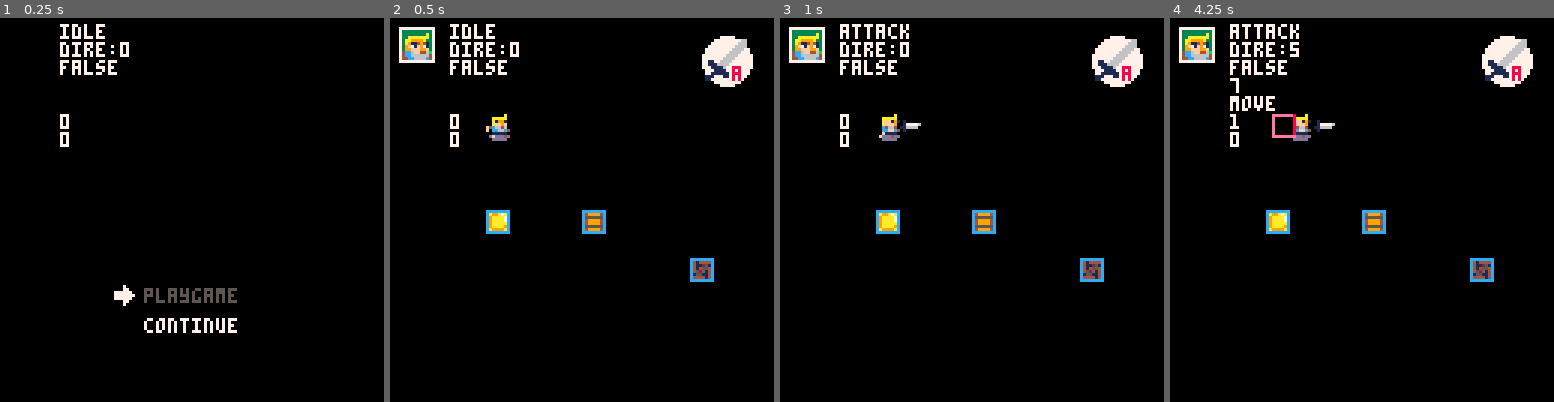
Above: before the commit, frames 1-4 (left to right).
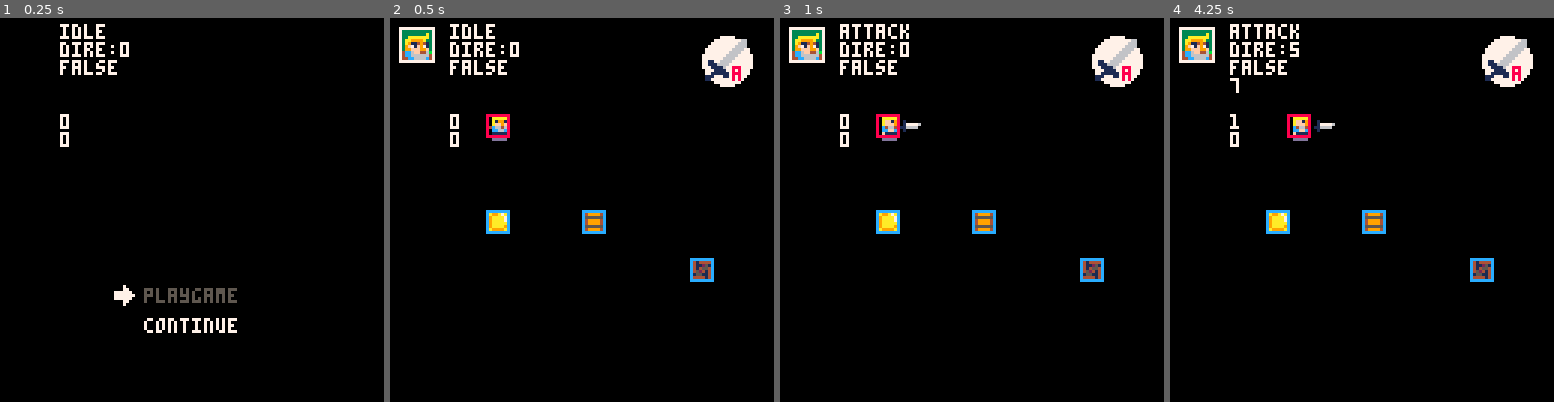
Above: after the commit, the same moments.

Repository: yuwangyu-Hub/pico8arpg
Game: PICO-8 cartridge arpg.p8
The game is run twice, just before and just after one commit, with the same random seed, the same clock (stepped at 60 frames per second) and the same inputs.
Inputs:
- Up to frame 1 (0.25 s): no input
- Up to frame 2 (0.5 s): tap X (X key) at 0.33 s
- Up to frame 3 (1 s): tap O (Z key) at 0.7 s
- Up to frame 4 (4.25 s): tap X (X key) at 1.07, 1.85, 2.97, 4.08 s; hold Right 1.6-2.1 s; tap O (Z key) every 0.4 s from 1.7 to 4.1 s; hold Up 2.15-2.42 s; hold Right 2.47-3.03 s; hold Left 3.08-3.58 s; hold Down 3.63-3.97 s; hold Right from 4.02 s (still down)

Frame 1 is identical in both runs. In frame 2, 0.2% of the frame differs, in the area x 25-32%, y 25-32%; in frame 3, 0.2%; in frame 4, 0.6%, in the area x 15-37%, y 20-32%.

Commit message:
25-6-30
增加了受伤动画

Diff:
--- a/action.lua
+++ b/action.lua
@@ -1,24 +1,11 @@
---行为
 function wyfsm(sb)--状态机
 	--检测方向
 	if sb.state!= sb.allstate.roll and sb.state!= sb.allstate.attack then
 		input_direct_sys(sb)
 	end
-	--[[当为斜方向，且上一次的方向不是斜方向时，第一时间进行角色位置修正
-	if sb.lastdire!=sb.dire and (sb.dire==2 or sb.dire==4 or sb.dire==6 or sb.dire==8) then
-		sb.x=flr(sb.x)+.5
-		sb.y=flr(sb.y)+.5
-	elseif sb.dire==1 or sb.dire==3 or sb.dire==5 or sb.dire==7 then --当回到正角度将清理小数值
-		sb.x=flr(sb.x)
-		sb.y=flr(sb.y)
-	end]]
-
-	--player move
 	--角色移动加成（翻滚或移动或推）
 	if (sb.dire>0 or sb.state==sb.allstate.roll) and sb.state!=sb.allstate.attack then
-		sb.x=sb.x+sb.spd.spx
-		sb.y=sb.y+sb.spd.spy
-
+		sb.x,sb.y=sb.x+sb.spd.spx,sb.y+sb.spd.spy
 	end
 	local switchstate={
 		idle = function()
@@ -32,58 +19,24 @@
 			if sb.isroll then
 				sb.state=sb.allstate.roll
 			end
-
-			sb.rollspeed=8
 			--动画
 			sb.frame=sb.sprs.idle
 		end,
 		move = function()
 			--sb.speed = nomalize(sb,.7,1)
-			--需求：
-			--1.前方有物体停下
-			--2.如果有物体，检测物体的类型
-			--3.如果是可以推动的物体，进行推动
-			--4.如果是不可推动的物体，进行斜角度移动
-
-			local _obj --a为正，bc为斜
-			local moreclose =128 --最大可能距离
-			for o in all(obj) do
-				if sqrt(abs(o.x-sb.x)+abs(o.y-sb.y)) < moreclose then
-					moreclose=sqrt(abs(o.x-sb.x)+abs(o.y-sb.y))
-					_obj=o
-				end
-			end
+			local _obj=cdis(obj,wy)
 			local colldire=checkdir(_obj,sb)--检测方向
-			--debug="move"
-			if ck_item(_obj,sb,0,0,0,0) then
-				debug1="ck_item"
-				--and (a== wy.dire or b == wy.dire or c == wy.dire) then
-				--注意，因为pico-8的缺陷，所以存在如果要斜角度归一化，那么像素级别的碰撞，在右边和下边两个角度上，斜角度移动会在设置的像素碰撞上再进一个像素
-				--检测碰撞方向
-				--如果监测到移动前方有物体（flag get）进入push状态
-
-
-
-				if _obj.type=="fixed" then
-					--推不动的各种交互逻辑
-					move_not_push(sb,colldire)
-					--sb.spd.spx=0
-					--sb.spd.spy=0
-				elseif _obj.type=="move" then
-					sb.state=sb.allstate.push
-				end
+			debug = colldire
+			if ck_sthcoll(_obj,sb,0,0,0,0) then --检测物体与主角之间碰撞
+				move_and_push(_obj,sb,colldire)
 			else
-				debug1="move"
 				move(sb)
 				move_anim(sb)
 			end
-			debug=colldire
-
 			if sb.dire==0 then
 				sb.move_t=0
 				sb.state=sb.allstate.idle
 			end
-			--状态切换
 			if sb.isattack then
                 attack_swordpos(sb)
 				sb.state=sb.allstate.attack
@@ -108,7 +61,9 @@
 			end
 		end,
 		roll=function()
-            sb.rollspeed=nomalize(sb,2.1213,3)
+			--*翻滚撞墙弹回
+			sb.rollspeed=3
+            --sb.rollspeed=nomalize(sb,2.1213,3)
 			roll(sb)
 			--动画相关
 			sb.roll_t+=0.5
@@ -121,15 +76,10 @@
 				sb.state=sb.allstate.idle
 			end
 		end,
-        push=function()
-			--推动
-
-			if sb.dire==0 then --如果检测碰撞返回false
-        		sb.state=sb.allstate.idle
-            end
-			--sb.frame=sb.sprs.push[(colldire+1)/2]
-        end,
 		hurt=function()
+			hurtmove(sb)
+			hurt_anim(sb)
+			sb.x,sb.y=sb.x+sb.spd.spx,sb.y+sb.spd.spy
 		end,
 		death=function()
 		end
--- a/draw.lua
+++ b/draw.lua
@@ -1,24 +1,23 @@
 function draw_game()
     shadow(wy)
     att_weapon(wy)
-    --[[角色(敌人/npc)精灵显示
-    for c in all (character) do
-        spr(c.frame, c.x, c.y, 1, 1, c.sprflip)
-    end]]
-    --物体精灵显示
-    for o in all (obj) do
+    --角色(敌人/npc)精灵显示
+    for c in all (enemies) do
+        spr(c.spr, c.x, c.y)
+        rect(c.x,c.y,c.x+c.w,c.y+c.h,12)
+    end
+
+    for o in all (obj) do--物体显示
         spr(o.spr, o.sprx, o.spry)
         rect(o.x,o.y,o.x+o.w,o.y+o.h,12)--物体的碰撞盒
     end
     --主角
     spr(wy.frame, wy.x, wy.y, 1, 1, wy.sprflip)
-    --rect(wy.x, wy.y, wy.x+wy.w, wy.y+wy.h,8)--主角spr框
+    rect(wy.x, wy.y, wy.x+wy.w, wy.y+wy.h,8)--主角spr框
+
     --UI显示
     ui_show()
     --检测碰撞线显示
-    for c in all(cb_line) do
-       rect(c.x1,c.y1,c.x2,c.y2,c.c)
-    end
 end
 function att_weapon(_sb)--显示攻击武器
     --攻击时候的武器绘制
@@ -71,3 +70,14 @@
 end
 function draw_win()
 end
+
+function move_anim(_sb)
+	_sb.move_t+=.2
+	_sb.frame=_sb.sprs.move[ceil(_sb.move_t%#_sb.sprs.move)]
+end
+function pull_anim(_sb,_colldire)
+    _sb.frame=_sb.sprs.push[(_colldire+1)/2]
+end
+function hurt_anim(_sb)
+    _sb.frame=_sb.sprs.hurt
+end
--- a/universal_tools.lua
+++ b/universal_tools.lua
@@ -1,6 +1,7 @@
---通用工具lib,镜头抖动
-function doshake()
-	local shakex,shakey=rnd(shake)-(shake/2),rnd(shake)-(shake/2)
+--通用工具lib
+function doshake()--镜头抖动
+	local shakex=rnd(shake)-(shake/2)
+	local shakey=rnd(shake)-(shake/2)
 	camera(shakex,shakey)
 	if shake>10 then
 		shake*=0.9
@@ -20,6 +21,8 @@
 function cprint(txt,x,y,c)--xy位置，c颜色
 	print(txt,x-#txt*2,y,c)
 end
+--画面检测：128X128
+--对象、左、右、上、下
 function checkwall(sb,lx,rx,uy,dy)
 	if sb.x<lx then sb.x=lx end
 	if sb.x>rx then sb.x=rx end
@@ -27,13 +30,14 @@
 	if sb.y>dy then sb.y=dy end
 	return sb
 end
+--[[
 function creat_ck_line(_sb,cx,cy,cw,ch)--显示检测的四边
-	local collx,colly,collw,collh=_sb.x+cx,_sb.y+cy,_sb.w+cw ,_sb.h+ch
-	cb_line[1]={num=1,x1=collx,   y1=colly+7,x2=collx,  y2=colly,   c=14, ck=false, coll=false}
-	cb_line[2]={num=3,x1=collx,   y1=colly,  x2=collx+7,y2=colly,   c=14, ck=false, coll=false}
-	cb_line[3]={num=5,x1=collx+7, y1=colly,  x2=collx+7,y2=colly+7, c=14, ck=false, coll=false}
-	cb_line[4]={num=7,x1=collx+7, y1=colly+7,x2=collx,  y2=colly+7, c=14, ck=false, coll=false}
-	--return collx,colly
+	local collx,colly,collw,collh=_sb.x+cx,_sb.y+cy,_sb.w+cw,_sb.h+ch
+	----ck:check，coll:collision
+	cb_line[1]={num=1,x1=collx,   y1=colly+7,x2=collx,  y2=colly,   c=14, ck=false, coll=false} --1 0700
+	cb_line[2]={num=3,x1=collx,   y1=colly,  x2=collx+7,y2=colly,   c=14, ck=false, coll=false} --3 0070
+	cb_line[3]={num=5,x1=collx+7, y1=colly,  x2=collx+7,y2=colly+7, c=14, ck=false, coll=false} --5 7077
+	cb_line[4]={num=7,x1=collx+7, y1=colly+7,x2=collx,  y2=colly+7, c=14, ck=false, coll=false} --7 7707
 end
 function act_checkline(sb)--识别方向激活检测
     if sb.dire==1 or sb.dire== 3 or sb.dire==5 or sb.dire==7 then
@@ -52,18 +56,16 @@
         cb_line[(sb.dire/2)%4+1].c=8
         cb_line[(sb.dire/2)%4+1].ck=true
     end
-end
-function ck_item(_o,_sb,cx,cy,cw,ch)--检测碰撞,参数代表差值
-	creat_ck_line(_sb,cx,cy,cw,ch)--创建检测线
-	act_checkline(_sb)--激活检测盒
+end]]
+function ck_sthcoll(_o,_sb,cx,cy,cw,ch)--检测碰撞,参数代表差值
+	--creat_ck_line(_sb,0,0,0,0)--创建检测线
+	--act_checkline(_sb)--激活检测盒
 	local p={
 		x=_sb.x+cx,
 		y=_sb.y+cy,
 		w=_sb.w+cw,
 		h=_sb.h+ch
 	}
-	--creat_ck_line(_sb,0,0,0,0)--创建检测线
-	--act_checkline(_sb)--激活检测盒
 	if coll_boxcheck(p.x,p.y,p.w,p.h,_o.x,_o.y,_o.w,_o.h)then
 		return true
 	else
@@ -72,25 +74,28 @@
 end
 --检测被检测对象在检测对象的哪个方向
 function checkdir(obj,sb)
-	local ox1,oy1,ox2,oy2=obj.x,obj.y,obj.x+obj.w,obj.y+obj.h
-	local sx1,sy1,sx2,sy2=sb.x,sb.y,sb.x+sb.w,sb.y+sb.h
-
+	local ox1,oy1=obj.x,obj.y
+	local ox2=obj.x+obj.w
+	local oy2=obj.y+obj.h
+	local sx1,sy1=sb.x,sb.y
+	local sx2=sb.x+sb.w
+ 	local sy2=sb.y+sb.h
 	if sx1>=ox2 and sy2>oy1 and sy1<oy2 then--物体在左边
 		return 1
-	elseif sx2<=ox1 and sy2<=oy1 then
-		return 2--物体在右上边
+	elseif sx1>=ox2 and sy1>=oy2 then--物体在左上
+		return 2
 	elseif sy1>=oy2 and sx2>ox1 and sx1<ox2 then--物体在上边
 		return 3
-	elseif sx1>=ox2 and sy2<=oy1 then
-		return 4--物体在左上边
+	elseif sx2<=ox1 and sy1>=oy2 then--物体在右上
+		return 4
 	elseif sx2<=ox1 and sy2>oy1 and sy1<oy2 then--物体在右边
 		return 5
-	elseif sx1>=ox2 and sy1>=oy2 then
-		return 6--物体在右下边
+	elseif sx2<=ox1 and sy2<=oy1 then--物体在右下
+		return 6
 	elseif sy2<=oy1 and sx2>ox1 and sx1<ox2 then--物体在下边
 		return 7
-	elseif sx2<=ox1 and sy1>=oy2 then
-		return 8--物体在左下边
+	elseif sx1>=ox2 and sy2<=oy1 then--物体在左下
+		return 8
 	else
 		return 0
 	end
@@ -98,109 +103,134 @@
 --碰撞盒检测
 --物体1、物体2、物体1的宽、物体1的高、物体2的宽、物体2的高
 function coll_boxcheck(_px,_py,_pw,_ph,_bx,_by,_bw,_bh)
-	local px1,py1,px2,py2=_px,_py,_px+_pw,_py+_ph
-	local bx1,by1,bx2,by2=_bx,_by,_bx+_bw,_by+_bh
+	local px1=_px
+	local py1=_py
+	local px2=_px+_pw
+	local py2=_py+_ph
+	local bx1=_bx
+	local by1=_by
+	local bx2=_bx+_bw
+	local by2=_by+_bh
 	if px2>=bx1 and px1<=bx2 and py2>=by1 and py1<=by2 then
 		return true
 	else
 		return false
 	end
 end
-
-function move_not_push(_sb,_colldire)
-	--移动状态下碰撞到不可移动的物体时的反馈（像素级别）
-	if _colldire==1 then
-		if _sb.dire==1 or _sb.dire==2 or _sb.dire==8 then
-			_sb.spd.spx=0
-			_sb.spd.spy=diry[_sb.dire]*_sb.speed
-			pull_anim(_sb,_colldire)
-		elseif _sb.dire==3 or _sb.dire==7 then
-			_sb.spd.spx=0
-			_sb.spd.spy=diry[_sb.dire]*_sb.speed
-			move_anim(_sb)
+function cdis(_Group,_sb)--check_distance检测集合内的最近距离
+	local mdis =128--最大距离
+	local mdis_o
+	for o in all(_Group) do
+		if sqrt(abs(o.x-_sb.x)+abs(o.y-_sb.y)) < mdis then
+			mdis=sqrt(abs(o.x-_sb.x)+abs(o.y-_sb.y))
+			mdis_o =  o
+		end
+	end
+	return mdis_o
+end
+--当靠近物体碰撞时，不同的条件触发不同的效果
+function move_and_push(_obj,_sb,_colldire)
+	local d_date={
+		{1,2,8,3,7,0,1}, --与碰撞相同的方向、四个其他方向、x、y
+		{3,2,4,1,5,1,0},
+		{5,4,6,3,7,0,1},
+		{7,8,6,1,3,1,0}}
+	if _colldire==1 or _colldire==3 or _colldire==5 or _colldire==7 then--与物体碰撞的物体方向
+		local direnum=(_colldire+1)/2
+		if _sb.dire==d_date[direnum][1] then --当前移动方向
+			if checkcolledge(_obj,_sb,_colldire) then
+				if  d_date[direnum][6]==1 then --x==1
+					if abs(_obj.x-(_sb.x+_sb.w))<=3 and _sb.dire==d_date[direnum][1] then
+						_sb.spd.spx=-_sb.speed
+						_sb.spd.spy=0
+					elseif abs((_obj.x+_obj.w)-_sb.x)<=3 and _sb.dire==d_date[direnum][1] then
+						_sb.spd.spx=_sb.speed
+						_sb.spd.spy=0
+					end
+				elseif d_date[direnum][7]==1 then--y==1
+					if abs(_obj.y-(_sb.y+_sb.h))<=3 and _sb.dire==d_date[direnum][1] then
+						_sb.spd.spx=0
+						_sb.spd.spy= -_sb.speed
+					elseif abs((_obj.y+_obj.h)-_sb.y)<=3 and _sb.dire==d_date[direnum][1] then
+						_sb.spd.spx=0
+						_sb.spd.spy=_sb.speed
+					end
+				end
+			else
+				if _obj.type=="fixed" then
+					_sb.spd.spx=dirx[_sb.dire]*_sb.speed*d_date[direnum][6]
+					_sb.spd.spy=diry[_sb.dire]*_sb.speed*d_date[direnum][7]
+				elseif _obj.type=="move" then
+					pushsth(_obj,_sb,_colldire)
+				end
+				pull_anim(_sb,_colldire)
+			end
+		elseif _sb.dire==d_date[direnum][2] or _sb.dire==d_date[direnum][3] or _sb.dire==d_date[direnum][4] or _sb.dire==d_date[direnum][5] then
+			_sb.spd.spx=dirx[_sb.dire]*_sb.speed*d_date[direnum][6]
+			_sb.spd.spy=diry[_sb.dire]*_sb.speed*d_date[direnum][7]
+			if _sb.dire==d_date[direnum][2] or _sb.dire==d_date[direnum][3] then
+				pull_anim(_sb,_colldire)
+			else
+				move_anim(_sb)
+			end
 		else
 			move(_sb)
 		end
-	elseif _colldire==3 then
-		if _sb.dire==3  or _sb.dire==2 or _sb.dire==4 then
-			_sb.spd.spx=dirx[_sb.dire]*_sb.speed
-			_sb.spd.spy=0
-			pull_anim(_sb,_colldire)
-		elseif _sb.dire==1 or _sb.dire==5 then
-			_sb.spd.spx=dirx[_sb.dire]*_sb.speed
-			_sb.spd.spy=0
-			move_anim(_sb)
-		else
-			move(_sb)
-		end
-	elseif _colldire==5 then
-		if _sb.dire==5  or _sb.dire==4 or _sb.dire==6 then
-			_sb.spd.spx=0
-			_sb.spd.spy=diry[_sb.dire]*_sb.speed
-			pull_anim(_sb,_colldire)
-		elseif _sb.dire==3 or _sb.dire==7 then
-			_sb.spd.spx=0
-			_sb.spd.spy=diry[_sb.dire]*_sb.speed
-			move_anim(_sb)
-		else
-			move(_sb)
-		end
-	elseif _colldire==7 then
-		if _sb.dire==7  or _sb.dire==8 or _sb.dire==6 then
-			_sb.spd.spx=dirx[_sb.dire]*_sb.speed
-			_sb.spd.spy=0
-			pull_anim(_sb,_colldire)
-		elseif _sb.dire==1 or _sb.dire==5 then
-			_sb.spd.spx=dirx[_sb.dire]*_sb.speed
-			_sb.spd.spy=0
-			move_anim(_sb)
-		else
-			move(_sb)
-		end
-	elseif _colldire==2 then
-		if _sb.dire==6 then
-			_sb.spd.spx=0
-			_sb.spd.spy=0
-		else
-			move(_sb)
-		end
-	elseif _colldire==4 then
-		if _sb.dire==8 then
-			_sb.spd.spx=0
-			_sb.spd.spy=0
-		else
-			move(_sb)
-		end
-	elseif _colldire==6 then
-		if _sb.dire==2 then
-			_sb.spd.spx=0
-			_sb.spd.spy=0
-		else
-			move(_sb)
-		end
-	elseif _colldire==8 then
-		if _sb.dire==4 then
-			_sb.spd.spx=0
-			_sb.spd.spy=0
-		else
-			move(_sb)
-		end
+	else --2468
+		check_Diagonal(_colldire,_sb)
+	end
+end
+
+function check_Diagonal(_colldire,_sb)--检测对角线
+	local coll_dire={2,4,6,8}
+	for i=1,#coll_dire do
+		if coll_dire[i]==_colldire then
+			if coll_dire[i]==_sb.dire then
+				_sb.spd.spx=0
+				_sb.spd.spy=0
+			else
+				move(_sb)
+			end
+		end
+	end
+end
+function checkcolledge(_obj,_sb,_colldire)--检测是否在碰撞斜边缘，小于等于3的像素位置
+	local sbcenter_x,sbcenter_y=_sb.x+_sb.w/2,_sb.y+_sb.h/2
+	local objcenter_x,objcenter_y=_obj.x+_obj.w/2,_obj.y+_obj.h/2
+	if _colldire==1 or _colldire==5 then
+		if abs(_obj.y-(_sb.y+_sb.h))<=3 or abs((_obj.y+_obj.h)-_sb.y)<=3 then
+			return true
+		end
+	elseif _colldire==3 or _colldire==7 then
+		if abs(_obj.x-(_sb.x+_sb.w))<=3 or abs((_obj.x+_obj.w)-_sb.x)<=3 then
+			return true
+		end
+	else
+		return false
+	end
+end
+
+function pushsth(_obj,_sb,_colldire) --推物体
+	local pushspd=1
+	if _sb.dire%2==1 then
+		local xsum=pushspd*dirx[_sb.dire]
+		local ysum=pushspd*diry[_sb.dire]
+		_sb.spd.spx=xsum
+		_sb.spd.spy=ysum
+		_obj.x=_obj.x+xsum
+		_obj.y=_obj.y+ysum
+		_obj.sprx=_obj.sprx+xsum
+		_obj.spry=_obj.spry+ysum
 	end
 end
 function spr_flip(_sb)
-    if _sb.dire==2 or _sb.dire==1 or _sb.dire==8  then
+	if _sb.dire==2 or _sb.dire==1 or _sb.dire==8  then
 		_sb.sprflip=true --如果是右上方向，精灵翻转
 	elseif _sb.dire==4 or _sb.dire==5 or _sb.dire==6 then
 		_sb.sprflip=false --其他方向不翻转
 	end
 end
-function move_anim(_sb)
-	_sb.move_t+=.2
-	_sb.frame=_sb.sprs.move[ceil(_sb.move_t%#_sb.sprs.move)]
-end
-function pull_anim(_sb,_colldire)
-    _sb.frame=_sb.sprs.push[(_colldire+1)/2]
-end
+
 function attack_swordpos(_sb)--处理update中的武器实时位置
     if _sb.dire!=0 then
         sword.x = _sb.x+dirx[_sb.dire]*8
@@ -215,8 +245,7 @@
     end
 end
 function move(_sb)
-	_sb.spd.spx=0
-	_sb.spd.spy=0
+	_sb.spd.spx,_sb.spd.spy=0,0
 	if _sb.dire!=0 then
 		_sb.spd.spx=dirx[_sb.dire]*_sb.speed
 		_sb.spd.spy=diry[_sb.dire]*_sb.speed
@@ -234,14 +263,35 @@
 		end
 	end
 end
-function hurt()
-	--攻击碰撞后，向收到攻击的方向后退
-	--1识别受到攻击的方向
-	--2向后退
-end
-
---归一化
-function nomalize(sb,speed1,speed2)
+function checkhurt(_sb)--检测玩家受伤
+	local _ishurt
+	for e in all(enemies) do
+		_sb.hurtdire=checkdir(e,_sb)
+		_ishurt = coll_boxcheck(_sb.x,_sb.y,_sb.w,_sb.h,e.x,e.y,e.w,e.h)
+	end
+	return _ishurt
+end
+
+function hurtmove(_sb)--依照方向执行受伤
+	local m_spd=1
+	_sb.hurtmt+=0.1
+	local xsum=dirx[_sb.hurtdire]*-1 --反方向加权
+	local ysum=diry[_sb.hurtdire]*-1
+	_sb.spd.spx=xsum*m_spd
+	_sb.spd.spy=ysum*m_spd
+	hurt2idle(_sb)
+end
+function hurt2idle(_sb)--受伤结束-idle
+	if _sb.hurtmt>=0.7 then
+		_sb.hurtmt=0
+		_sb.spd.spx=0
+		_sb.spd.spy=0
+		_sb.state=_sb.allstate.idle
+	end
+end
+
+
+function nomalize(sb,speed1,speed2)--归一化
 	local respeed=0
 	if sb.dire==2 or  sb.dire==4 or sb.dire==6 or sb.dire==8 then
 		respeed=speed1 --2.1213--sqrt(wy.rollspeed*wy.rollspeed/2)--斜方向归一化
@@ -251,5 +301,4 @@
 	return respeed
 end
 --输入系统检测1:像素级别
-
 --输入系统检测2:固定距离
Not shown, changed: .DS_Store
